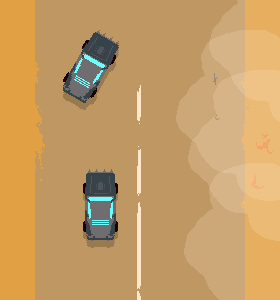
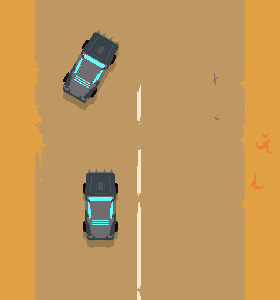
Layered file, before and after one edit (280 x 300). Changes by layer:
hid "Layer 3 copy 3" over left=209, top=0, right=280, bottom=122
hid "Layer 3 copy 2" over left=188, top=70, right=280, bottom=241
hid "Layer 3 copy" over left=184, top=163, right=280, bottom=300
hid "Layer 3" over left=176, top=30, right=280, bottom=201
